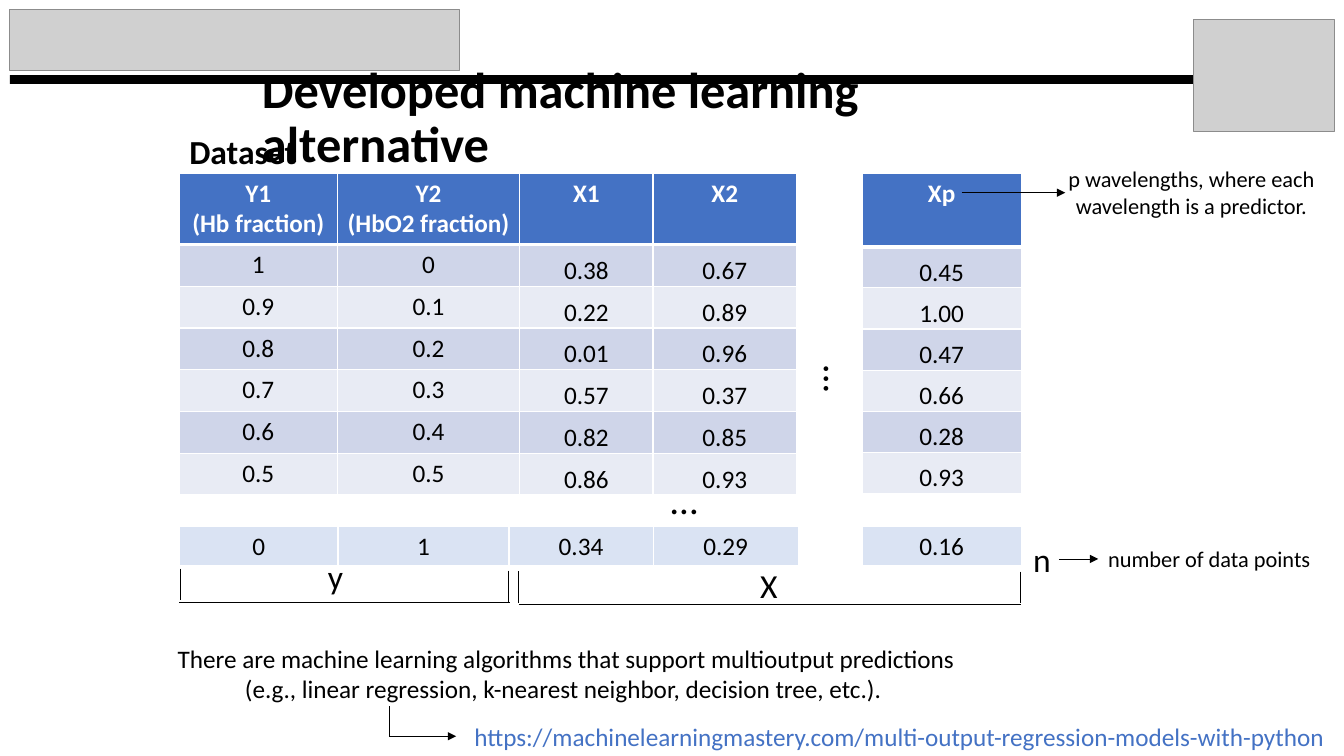
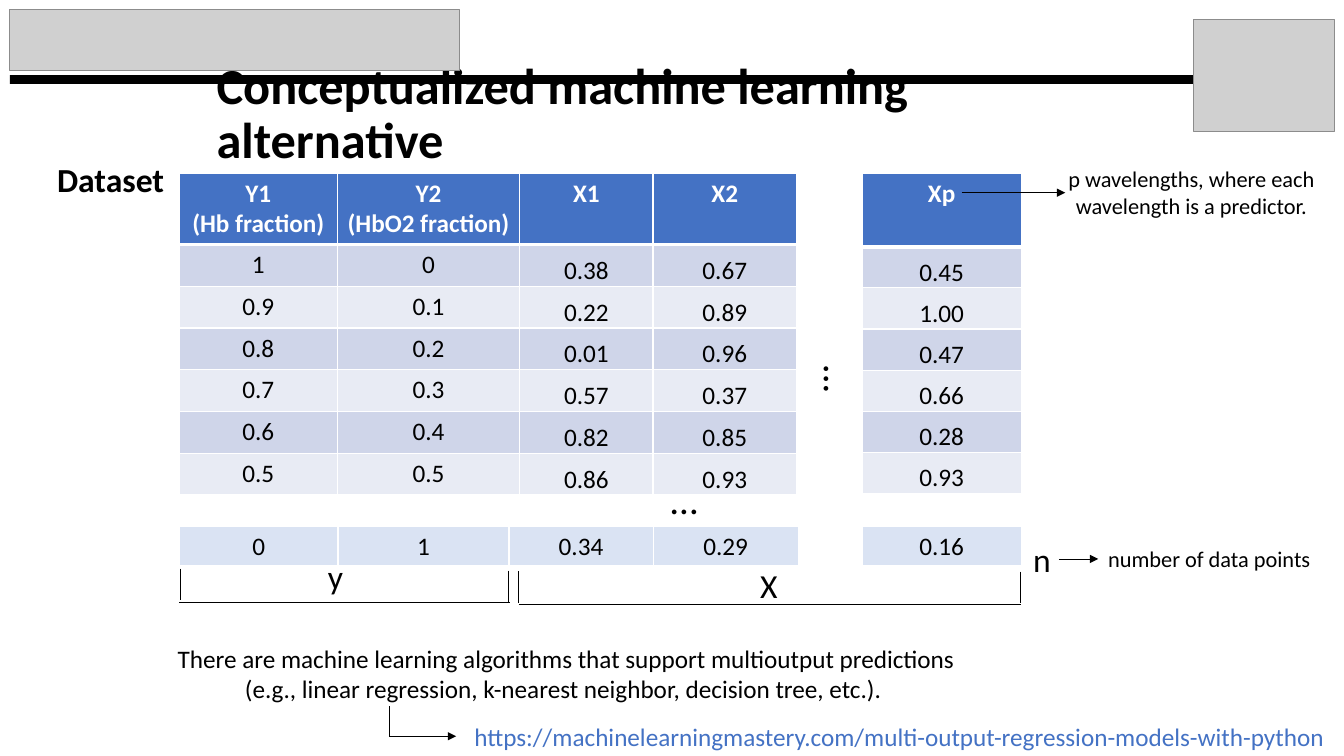
Before and after one commit to kylemjonesislanders/md-anderson, a slide deck: slide 8 of spectral-unmixing/ppt_presentations/midterm_project_report.pptx. Drawn at 1344x756 pixels with LibreOffice and Linux fonts; fonts in the diff are those of the drawing; grey boxes stand for pictures. Boxes give left, top, right and bottom in pixels: in the first picture for what was removed or moved away, otherwise in the second. Text is boxed around its words. In the diff, an @@ line names an element or a change of style, - is before the commit and + after.

```diff
--- a/spectral-unmixing/ppt_presentations/midterm_project_report.pptx
+++ b/spectral-unmixing/ppt_presentations/midterm_project_report.pptx
@@ title at (217, 62, 908, 159): text changed @@
-Developed machine learning alternative
+Conceptualized machine learning alternative
@@ text "Dataset" rewrapped from (189, 137, 296, 165) to (57, 170, 164, 193) @@
```
Also in this commit, not shown: 5 other slides changed.
